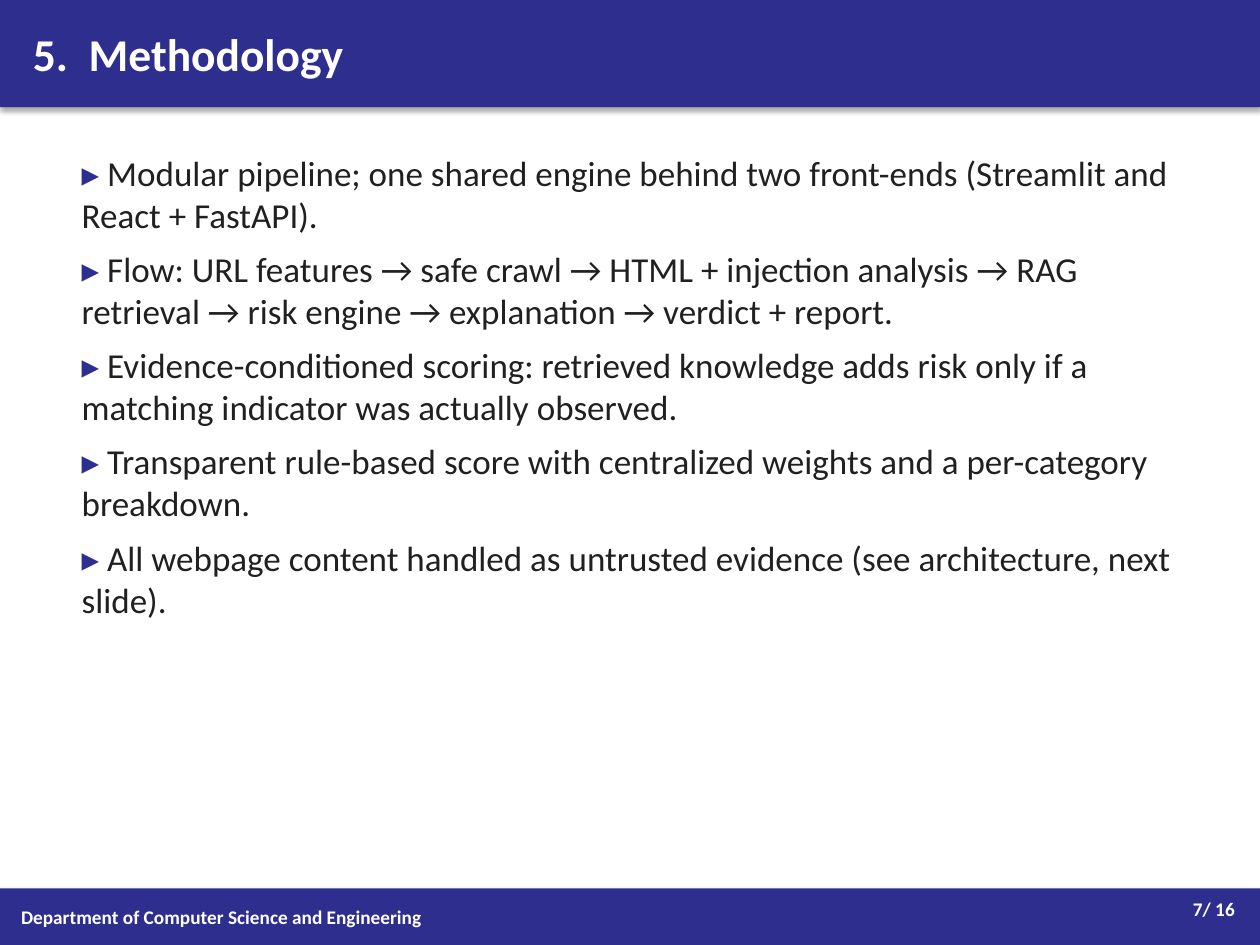
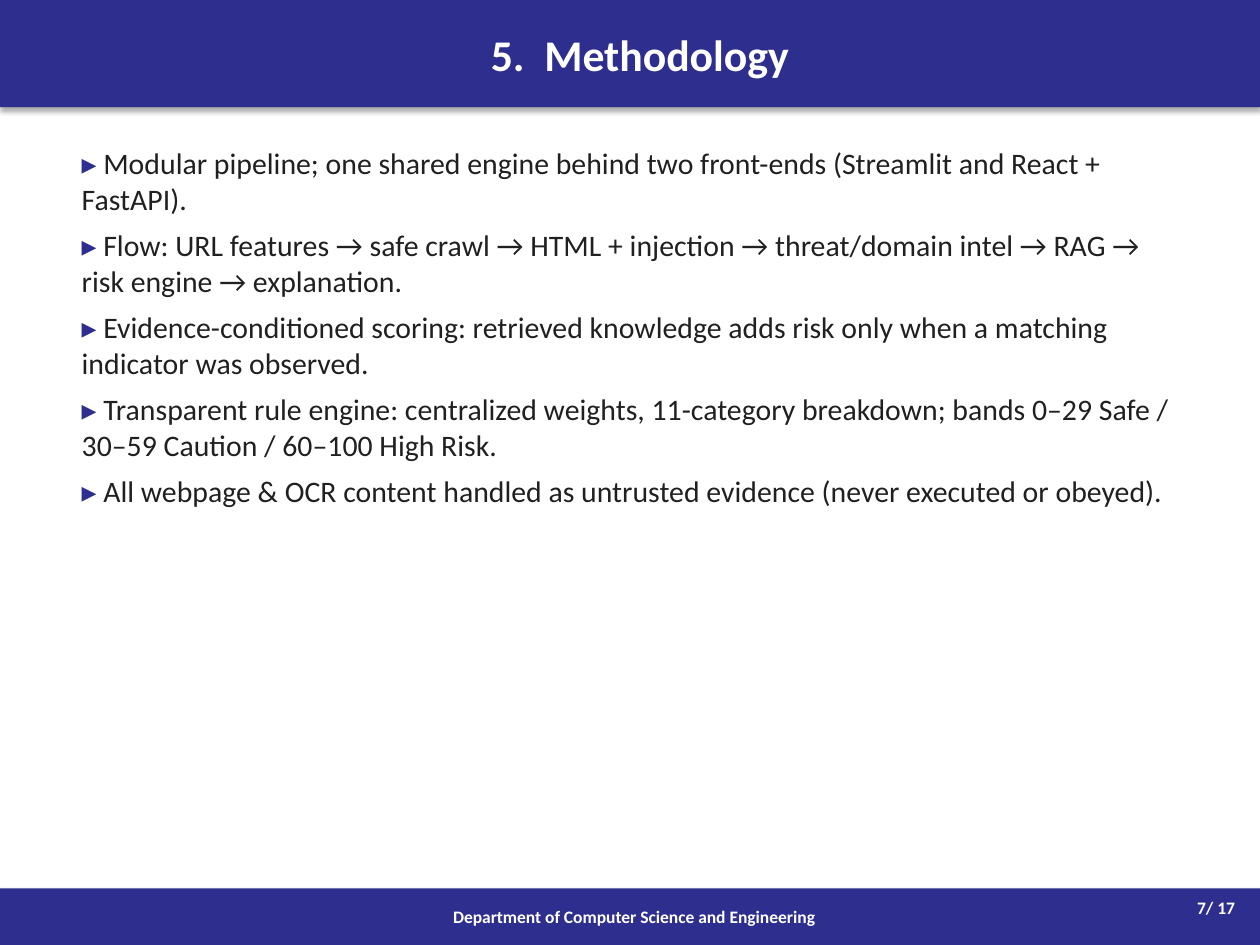
Before and after one commit to Advityaa/fake-url-detection, a slide deck: slide 7 of Project_Progress_Presentation.pptx. Drawn at 1260x945 pixels with LibreOffice and Linux fonts; fonts in the diff are those of the drawing. Boxes give left, top, right and bottom in pixels: in the first picture for what was removed or moved away, otherwise in the second. Text is boxed around its words. In the diff, an @@ line names an element or a change of style, - is before the commit and + after.

```diff
--- a/Project_Progress_Presentation.pptx
+++ b/Project_Progress_Presentation.pptx
@@ rectangle "5. Methodology" at box(0, 0, 1260, 107): size 26 to 25 pt; alignment left to centre @@
@@ text at box(82, 152, 1078, 214): size 20 to 17 pt in "▸ Modular pipeline; one shared engine behind ..."; less space between paragraphs @@
@@ text at box(82, 235, 1162, 507): text changed; size 20 to 17 pt @@
-▸ Flow: URL features → safe crawl → HTML + injection analysis → RAG retrieval → risk engine → explanation → verdict + report.
-▸ Evidence-conditioned scoring: retrieved knowledge adds risk only if a matching indicator was actually observed.
-▸ Transparent rule-based score with centralized weights and a per-category breakdown.
-▸ All webpage content handled as untrusted evidence (see architecture, next slide).
+▸ Flow: URL features → safe crawl → HTML + injection → threat/domain intel → RAG → risk engine → explanation.
+▸ Evidence-conditioned scoring: retrieved knowledge adds risk only when a matching indicator was observed.
+▸ Transparent rule engine: centralized weights, 11-category breakdown; bands 0–29 Safe / 30–59 Caution / 60–100 High Risk.
+▸ All webpage & OCR content handled as untrusted evidence (never executed or obeyed).
@@ rectangle "Department of Computer Science and ..." at box(0, 888, 1260, 945): size 11 to 10 pt; alignment left to centre @@
@@ text at box(1197, 901, 1235, 915): text changed; size 11 to 10 pt @@
-7/ 16
+7/ 17
```
Also in this commit, not shown: 9 other slides changed, 7 slides added, 6 slides removed, 3 other files.
